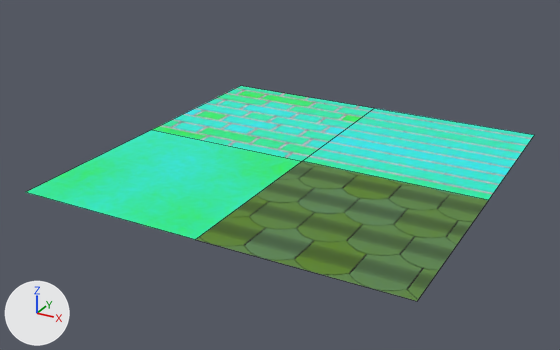
An edit to the Blender file qarch/assets/BT_Materials.blend, drawn before and after from the same camera.
Camera for both pictures: a camera (50 mm lens) standing at (1.74, -3.41, 1.6) and looking at (-0.09, -0.08, -0.07). Every picture has the same lights, and +X, +Y and +Z are marked at lower left. The picture after the commit comes second. Mesh edges are drawn as thin lines.
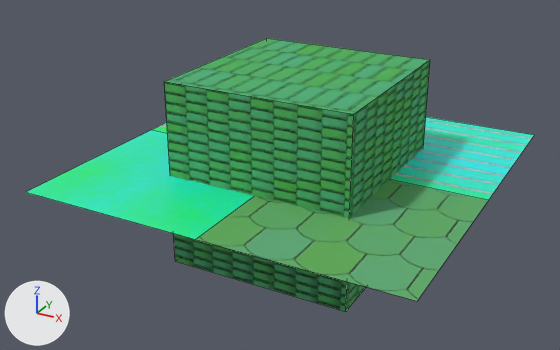
Edits to the bpy script that builds the scene:
```text
Change ng_bt_brick_group_002:
    remove # nodes: CombineXYZ, MapRange x2, Math x33, SeparateXYZ
    nodes: CombineXYZ, MapRange x2, Math x37, SeparateXYZ
Change ng_nodegroup_002:
    remove # colours: black #000000, grey #797979
    colours: black #000000, grey #797979, brown #463f33
Add mat_bt_shingle:
    mat_bt_shingle = bpy.data.materials.new('BT_Shingle')
    # nodes: BsdfPrincipled, Group, OutputMaterial
Add me_cube:
    me_cube.from_pydata(...)  # a box spanning x -0.5..0.5, y -0.5..0.5, z -0.5..0.5
    me_cube.materials.append(mat_bt_shingle)
Add ob_cube_001:
    ob_cube_001 = bpy.data.objects.new('Cube.001', me_cube)
    ob_cube_001.location = (0.0, 0.0, 0.0)
```

Boxes [x1, y1, x2, y2] around the edits, measured in the pictures (560 x 350 px):
'Cube', surface changed, recoloured
    both: [163, 117, 490, 301]
'Cube.001', added
    after: [164, 38, 430, 312]
